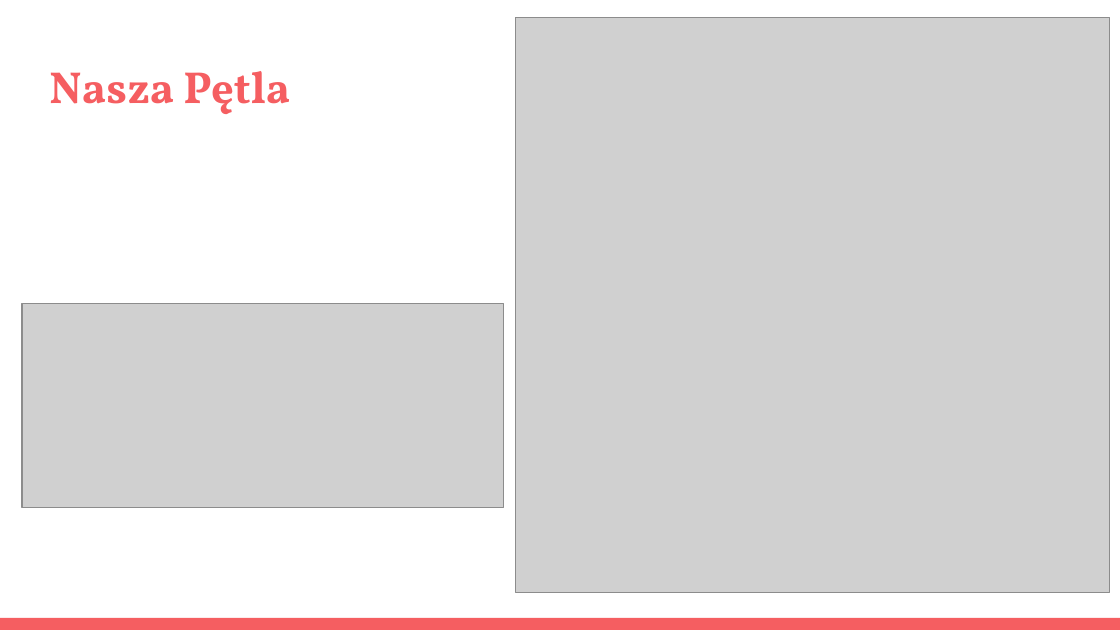
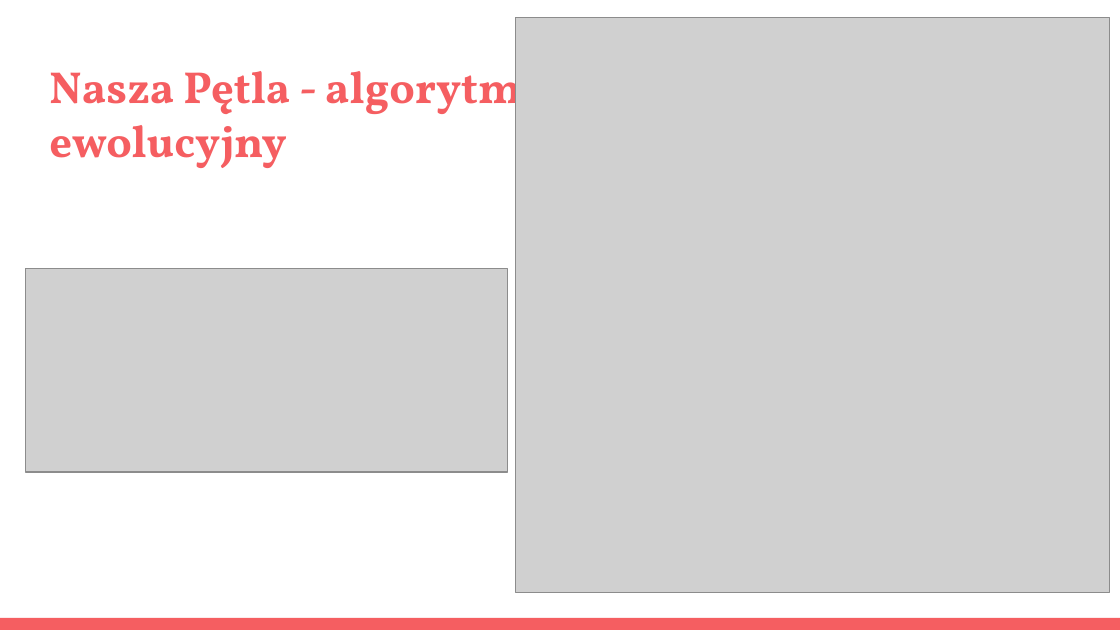
Before and after one commit to kugi8412/HackThePromotor, a slide deck: slide 3 of BROmoters_prezentacja.pptx. Drawn at 1120x630 pixels with LibreOffice and Linux fonts; fonts in the diff are those of the drawing; grey boxes stand for pictures. Boxes give left, top, right and bottom in pixels: in the first picture for what was removed or moved away, otherwise in the second. Text is boxed around its words. In the diff, an @@ line names an element or a change of style, - is before the commit and + after.

```diff
--- a/BROmoters_prezentacja.pptx
+++ b/BROmoters_prezentacja.pptx
@@ title at bbox=[49, 61, 521, 168]: text changed @@
-Nasza Pętla
+Nasza Pętla - algorytm
+ewolucyjny
@@ picture: place and size @@
-picture at bbox=[22, 304, 504, 507]
+picture at bbox=[26, 268, 507, 472]
```
Also in this commit, not shown: 3 other slides changed, 1 other file.
